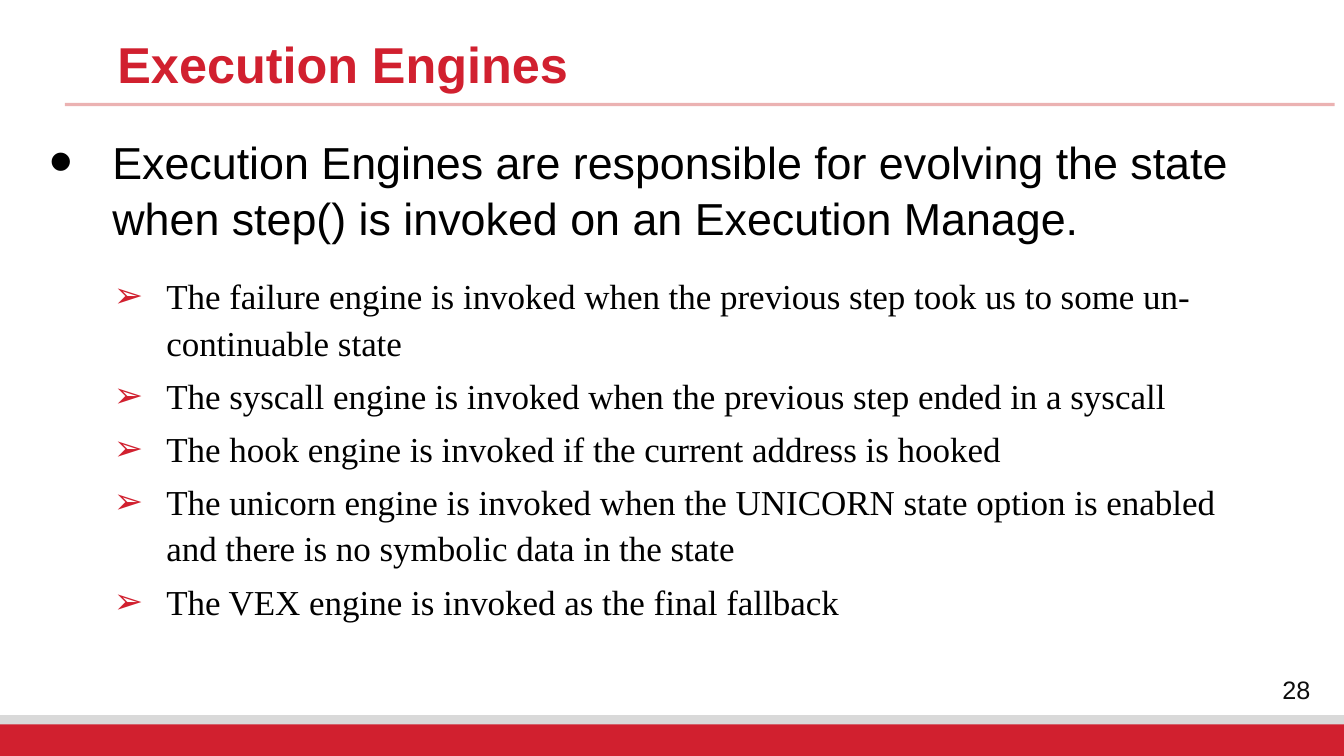
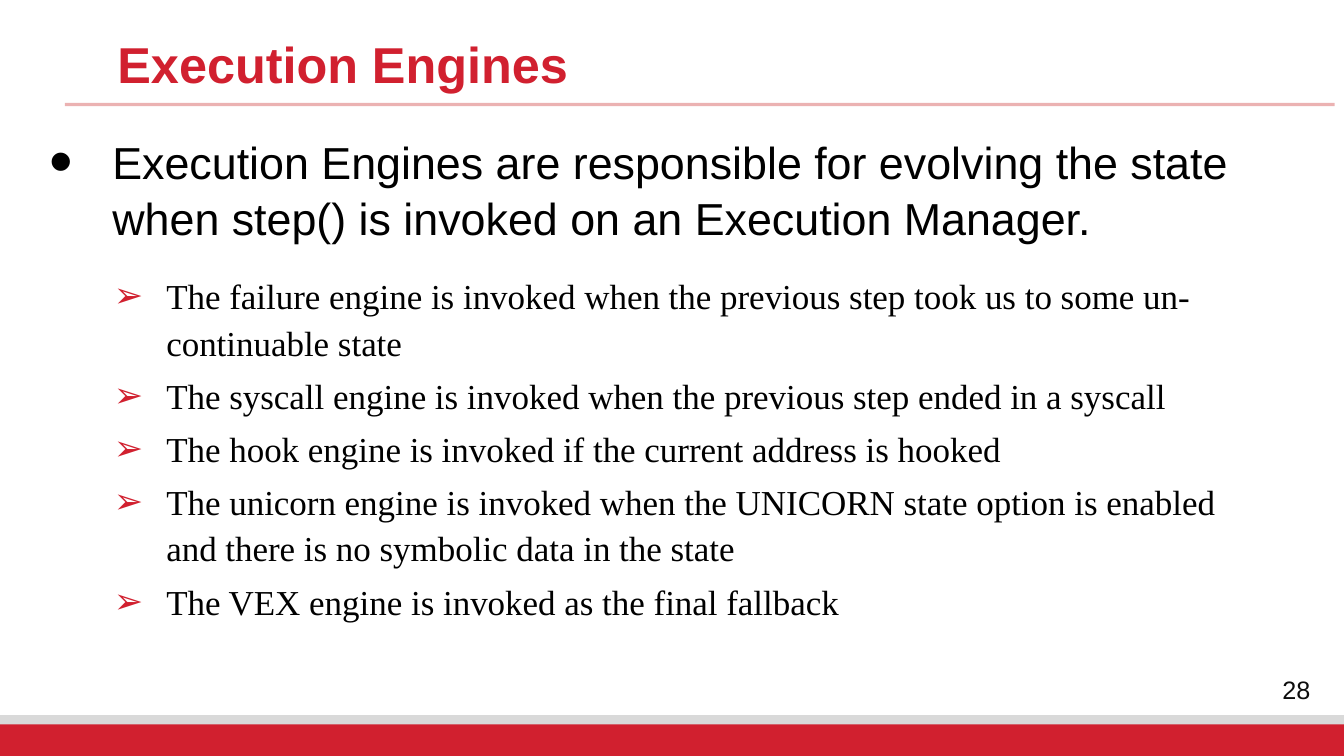
Before and after one commit to fangtian-zhong/fangtian-zhong.github.io, a slide deck: slide 28 of assets/slides/CSCI_591_Malicious_Code_Analysis_19.pptx. Drawn at 1344x756 pixels with LibreOffice and Linux fonts; fonts in the diff are those of the drawing; background and template pictures are left out. Boxes give left, top, right and bottom in pixels: in the first picture for what was removed or moved away, otherwise in the second. Text is boxed around its words. In the diff, an @@ line names an element or a change of style, - is before the commit and + after.

```diff
--- a/assets/slides/CSCI_591_Malicious_Code_Analysis_19.pptx
+++ b/assets/slides/CSCI_591_Malicious_Code_Analysis_19.pptx
@@ text at <box>112,146,1227,244</box>: text changed @@
-• Execution Engines are responsible for evolving the state when step() is invoked on an Execution Manage.
+• Execution Engines are responsible for evolving the state when step() is invoked on an Execution Manager.
```
Also in this commit, not shown: 3 other slides changed, 1 other file.
